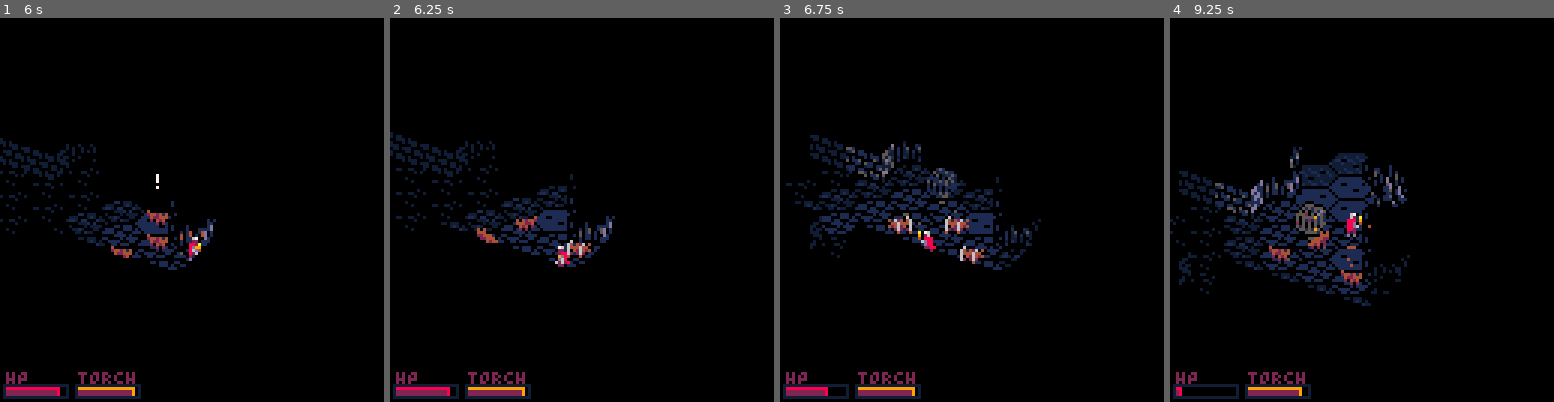
Above: before the commit, frames 1-4 (left to right).
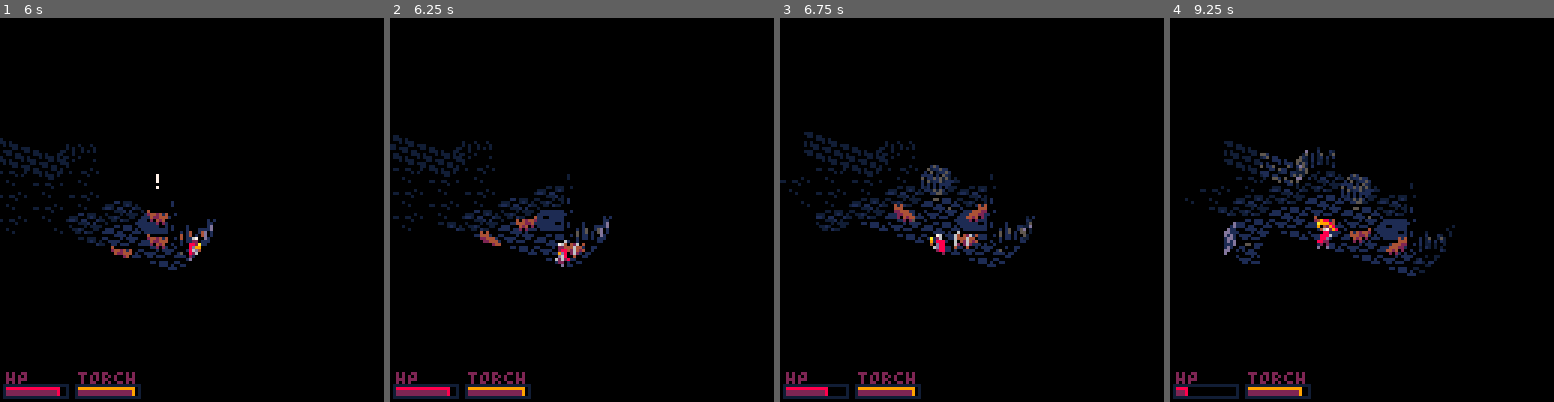
Above: after the commit, the same moments.

Repository: Woflox/intoruins
Game: PICO-8 cartridge cavedunj.p8
Same seed, same stepped clock (60 frames per second), same inputs: the game is played once before the commit and once after it.
Inputs:
- Up to frame 1 (6 s): tap X (X key) at 0.33, 0.7, 1.43, 2.58, 3.1, 3.62, 4.13, 4.65, 5.17, 5.68 s; tap O (Z key) at 1.07, 1.8, 2.43, 3.07, 3.7, 4.33, 4.97, 5.6 s; hold Right 2.33-3.33 s; hold Right 3.38-4.22 s; hold Up 4.27-4.67 s; hold Right 4.72-5.72 s; hold Down from 5.77 s (still down)
- Up to frame 2 (6.25 s): release Down at 6.1 s; hold Left from 6.15 s (still down); tap X (X key) at 6.2 s; tap O (Z key) at 6.23 s
- Up to frame 3 (6.75 s): keep holding Left; tap X (X key) at 6.72 s
- Up to frame 4 (9.25 s): tap O (Z key) every 0.63 s from 6.87 to 8.77 s; release Left at 6.98 s; hold Right 7.03-8.03 s; tap X (X key) every 0.52 s from 7.23 to 8.78 s; hold Right 8.08-8.92 s; hold Up from 8.97 s (still down)

Frame 1 is identical in both runs. In frame 2, 3.7% of the frame differs, in the area x 0-59%, y 29-65%; in frame 3, 7.1%; in frame 4, 11%, in the area x 0-75%, y 32-99%.

Commit message:
fix static entities not burning, fix wrong death sounds

Diff:
--- a/cavedunj.p8
+++ b/cavedunj.p8
@@ -183,7 +183,9 @@
 		for i,ent in ipairs(ents) do
 			if ent.ai then
 			 taketurn(ent,ent.pos,ent.tl,ent.group)
-	   tickstatuses(ent)
+			end
+			if ent != player then
+				tickstatuses(ent)
 			end
 		end
 	else
@@ -1215,7 +1217,8 @@
 	local bestscore=-2
 	visitadjrnd(ent.pos,
 	function(npos,ntl)
-		if canmove(ent,npos,special)
+		if canmove(ent,npos,special) and
+		   ntl.fire==0
 		then
 		 local score=
 		 							(abs(tl[var]-goal))-
@@ -1424,7 +1427,7 @@
 		shake=1
 	end
 	if ent.hp<=0 then
-	 sfx(ent.deathsfx or 34)
+	 sfx(ent.deathsfx or 41)
 		setbehav(ent,"dead")
 		setanim(ent,ent.deathanim)
 		waitforanim=true
@@ -2011,10 +2014,10 @@
 ffffffffffffffffffffff0000fffffffffffffff000ffffffffffffffffffffffffffffffffffffffffffffffffffffffff042222242fffffffffffffffffff
 fffffffffffffffffffffffffffffffffffff0bbb00fffffffff3ffffffb3f33fff000110111ffffffffffffffffffffffff150000050ffffff000550111ffff
 fffffffffffffffffffffffffffffffffff10bbbbbbbf1fff33ff3fff0b0f3ffff011d005111f10fffffffffffffffffffff005222202fffff0111000111f10f
-ffffffffffffffffffffff0fff0fffffff10b11bbbbd111ffff3ff3f33ff3ffff01150dd1d5015d0ffffffffffff3fffffff050000050ffff011110110001110
-1ffffffffffffffffffffff0f0f50ffffff055511b5dffffffff3f3fff3fbfff00005550050d0000fffffffffff3ffffffff042222240fff0000001111050001
-fffffffffff1ffffffff0ff00f00fffff01055155d501100fffffbfbffb00ffff011000050050100fffff3fffff3ffffffff021000100ffff001000010111100
-fffff1ffffffffffffffff00ffffffffff0000155d01100fffff0b0bfbffffffff0011510050500fffffff3ffff3ffffffff042222242fffff0011110001100f
+fffffffffffffffffffff50fff0fffffff10b11bbbbd111ffff3ff3f33ff3ffff01150dd1d5015d0ffffffffffff3fffffff050000050ffff011110110001110
+1fffffffffffffffffffff05f0f50ffffff055511b5dffffffff3f3fff3fbfff00005550050d0000fffffffffff3ffffffff042222240fff0000001111050001
+fffffffffff1fffffff05f005f00fffff01055155d501100fffffbfbffb00ffff011000050050100fffff3fffff3ffffffff021000100ffff001000010111100
+fffff1ffffffffffffffff0fffffffffff0000155d01100fffff0b0bfbffffffff0011510050500fffffff3ffff3ffffffff042222242fffff0011110001100f
 fffffffffffffffffffffffffffffffffff00100001000fffffffffbfffffffffff00150110005fffff3ff3f3ff3f3ffffff050000020ffffff00110111000ff
 fffffffffffffffffffffffffffffffffffffffffffffffffffffffff3ffffffffff666666666fffffff3f3f3f3ff3ffffffffffff505ffffffffff5ffffffff
 fff000110111fffffff01111111110fffff01111111110fffffffffffbfffffffff6dddd6dddddffffff3f3ff3bf3ffffffffff5502202ffffff5055d11000ff
